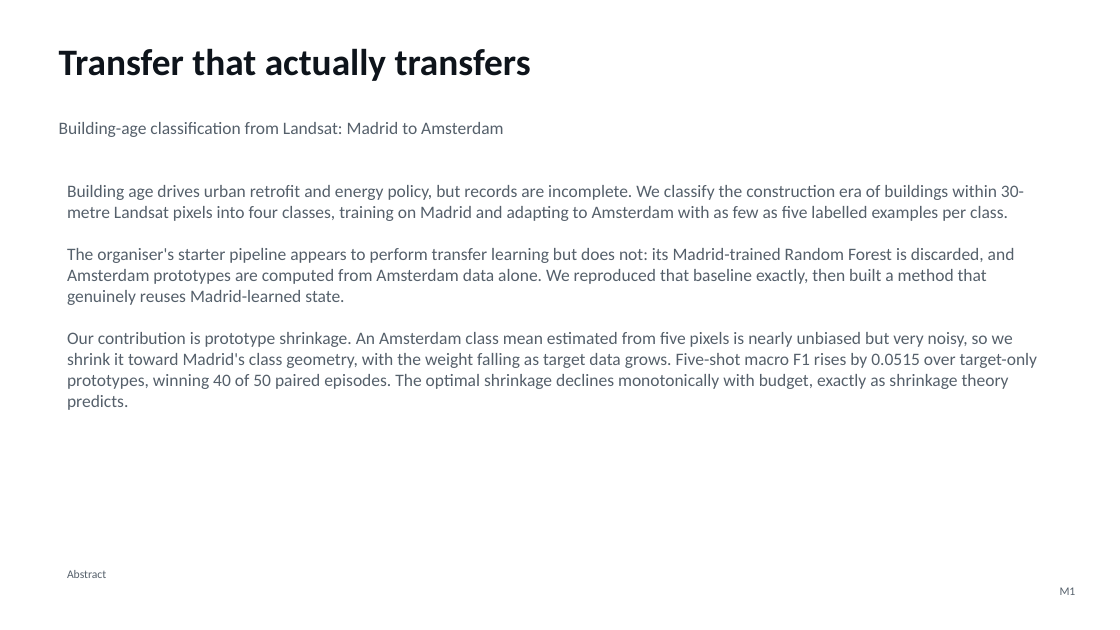
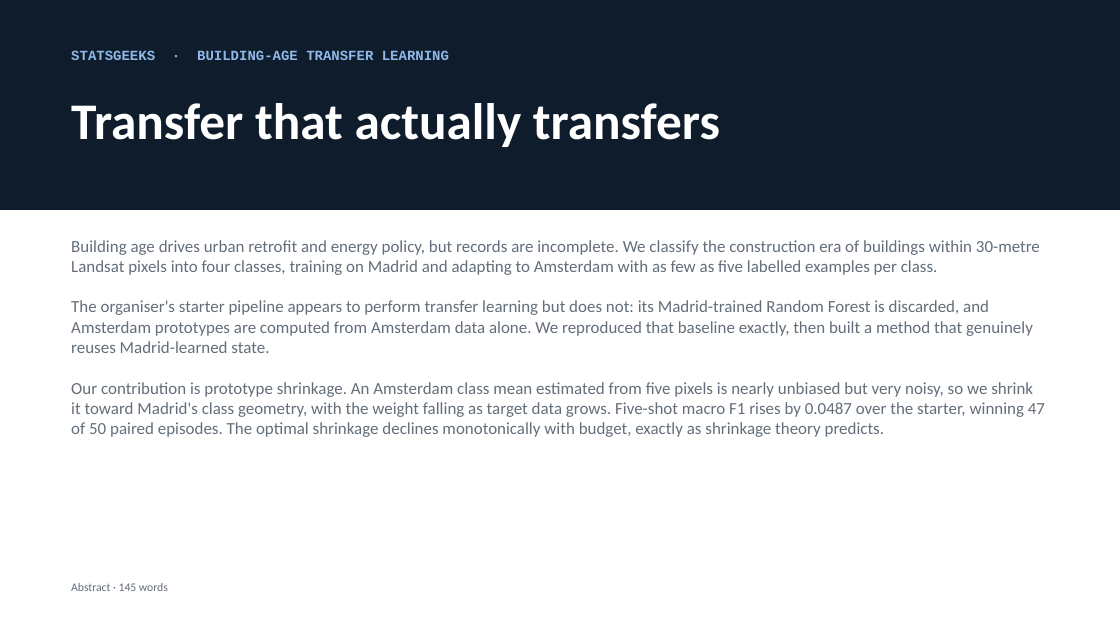
Before and after one commit to jaswin-codes/StatsGeeks, a slide deck: slide 1 of presentation/StatsGeeks_BuildingAge.pptx. Drawn at 1120x630 pixels with LibreOffice and Linux fonts; fonts in the diff are those of the drawing. Boxes give left, top, right and bottom in pixels: in the first picture for what was removed or moved away, otherwise in the second. Text is boxed around its words. In the diff, an @@ line names an element or a change of style, - is before the commit and + after.

```diff
--- a/presentation/StatsGeeks_BuildingAge.pptx
+++ b/presentation/StatsGeeks_BuildingAge.pptx
@@ rectangle added at (0, 0, 1120, 210), fill #0E1C2B @@
@@ text at (71, 50, 449, 60): text changed; size 15 to 12 pt; font Calibri to Courier New; text colour #55606B to #8FB8E8; bold on @@
-Building-age classification from Landsat: Madrid to Amsterdam
+STATSGEEKS · BUILDING-AGE TRANSFER LEARNING
@@ text "Transfer that actually transfers": place and size @@
-text "Transfer that actually transfers" at (59, 48, 531, 81)
+text "Transfer that actually transfers" at (71, 103, 720, 147)
@@ text "Transfer that actually transfers" at (71, 103, 720, 147): size 32 to 44 pt, text colour #0E141B to #FFFFFF @@
@@ text at (71, 240, 1045, 437): text changed; size 15 to 14.5 pt; text colour #55606B to #636E7A @@
-Building age drives urban retrofit and energy policy, but records are incomplete. We classify the construction era of buildings within 30-metre Landsat pixels into four classes, training on Madrid and adapting to Amsterdam with as few as five labelled examples per class.
-The organiser's starter pipeline appears to perform transfer learning but does not: its Madrid-trained Random Forest is discarded, and Amsterdam prototypes are computed from Amsterdam data alone. We reproduced that baseline exactly, then built a method that genuinely reuses Madrid-learned state.
-Our contribution is prototype shrinkage. An Amsterdam class mean estimated from five pixels is nearly unbiased but very noisy, so we shrink it toward Madrid's class geometry, with the weight falling as target data grows. Five-shot macro F1 rises by 0.0515 over target-only prototypes, winning 40 of 50 paired episodes. The optimal shrinkage declines monotonically with budget, exactly as shrinkage theory predicts.
+Building age drives urban retrofit and energy policy, but records are incomplete. We classify the construction era of buildings within 30-metre Landsat pixels into four classes, training on Madrid and adapting to Amsterdam with as few as five labelled examples per class.
+The organiser's starter pipeline appears to perform transfer learning but does not: its Madrid-trained Random Forest is discarded, and Amsterdam prototypes are computed from Amsterdam data alone. We reproduced that baseline exactly, then built a method that genuinely reuses Madrid-learned state.
+Our contribution is prototype shrinkage. An Amsterdam class mean estimated from five pixels is nearly unbiased but very noisy, so we shrink it toward Madrid's class geometry, with the weight falling as target data grows. Five-shot macro F1 rises by 0.0487 over the starter, winning 47 of 50 paired episodes. The optimal shrinkage declines monotonically with budget, exactly as shrinkage theory predicts.
@@ text at (71, 583, 168, 591): text changed; text colour #55606B to #636E7A @@
-Abstract
+Abstract · 145 words
@@ text removed at (1060, 587, 1076, 595) @@
-M1
```
Also in this commit, not shown: 4 other slides changed, 11 slides added, 16 slides removed, 7 other files.
